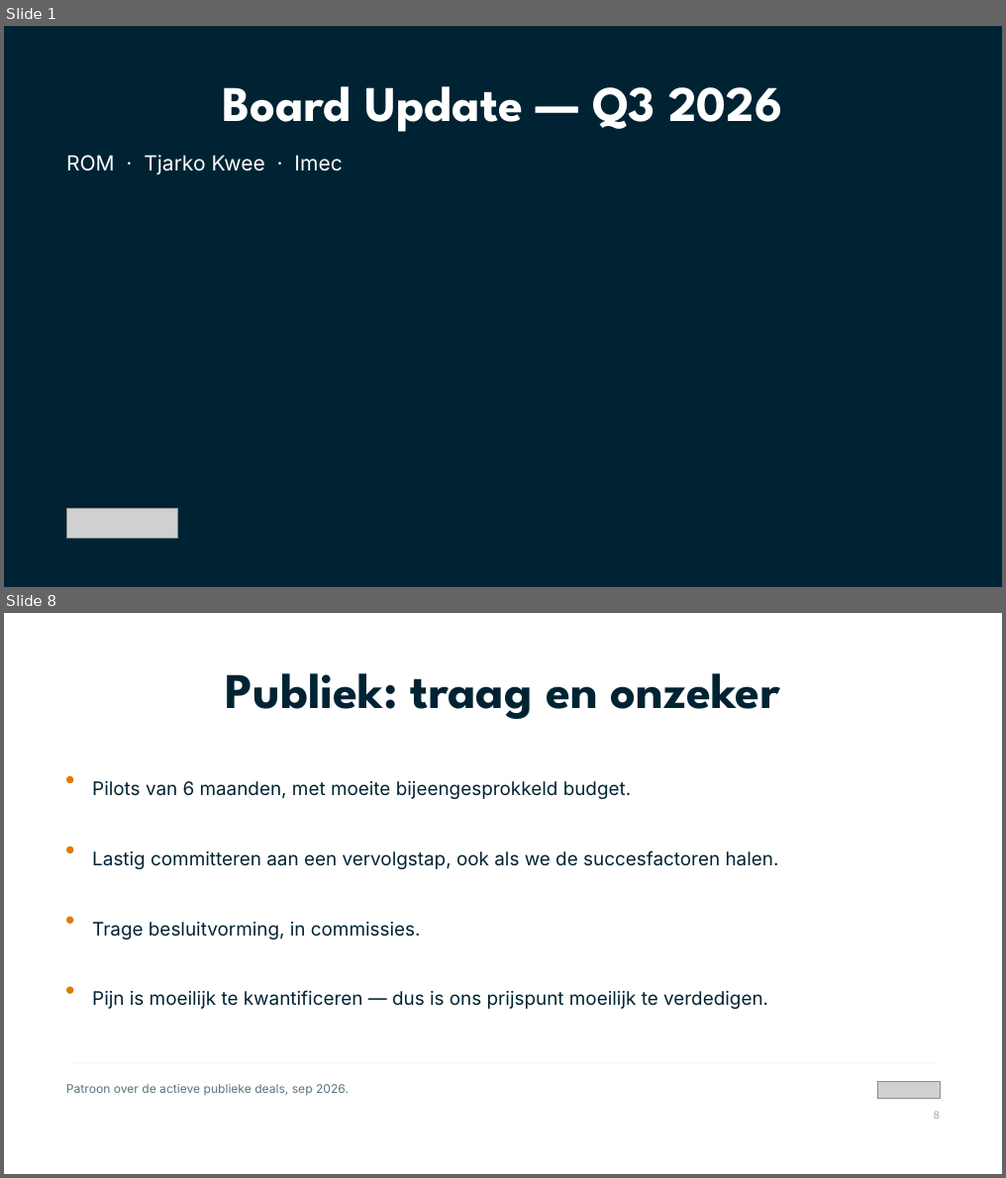
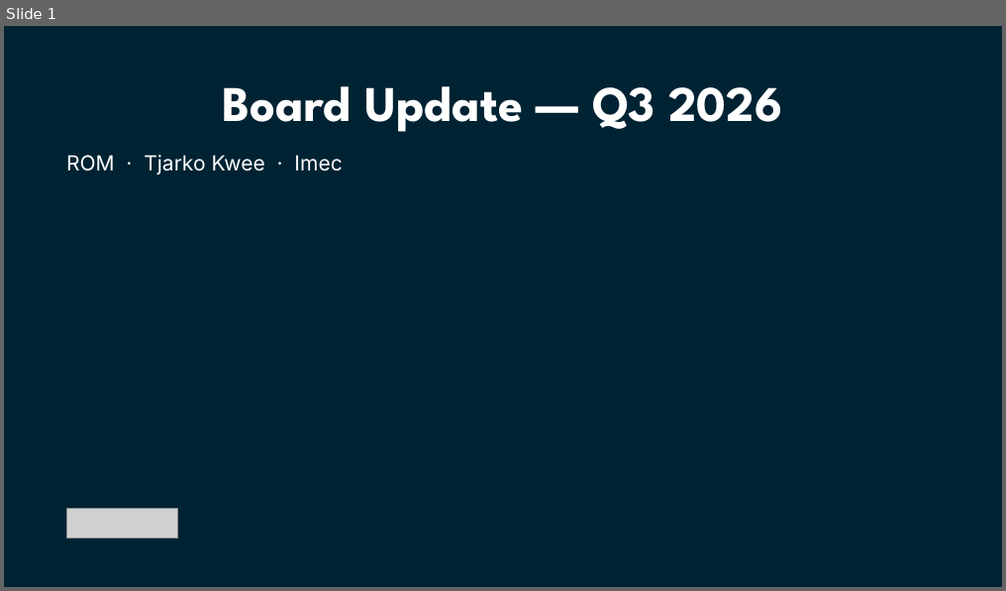
Before and after one commit to Dante-Eduface/Claude, a slide deck: GTM/board-meeting-q3-2026/deck/eduface-board-q3-2026-bewerkbaar.pptx. Shown one above the other, each under a label of ours: slides 1 and 8 before the commit, slide 1 after it; the slides between them are not shown. The pictures are 1006x1178 and 1006x591 pixels, drawn with LibreOffice and Linux fonts; fonts in the diff are those of the drawing; grey boxes stand for pictures. Boxes give left, top, right and bottom in pixels: in the first picture for what was removed or moved away, otherwise in the second. Text is boxed around its words. In the diff, an @@ line names an element or a change of style, - is before the commit and + after.

```diff
--- a/GTM/board-meeting-q3-2026/deck/eduface-board-q3-2026-bewerkbaar.pptx
+++ b/GTM/board-meeting-q3-2026/deck/eduface-board-q3-2026-bewerkbaar.pptx
@@ slide 8 removed at (4,613,1002,1174), background #FFFFFF @@
@@ text removed at (226,673,780,719) @@
-Publiek: traag en onzeker
@@ rounded rectangle removed at (66,776,73,783) @@
@@ text removed at (92,781,632,799) @@
-Pilots van 6 maanden, met moeite bijeengesprokkeld budget.
@@ rounded rectangle removed at (66,847,73,854) @@
@@ text removed at (92,851,779,869) @@
-Lastig committeren aan een vervolgstap, ook als we de succesfactoren halen.
@@ rounded rectangle removed at (66,917,73,925) @@
@@ text removed at (92,922,421,940) @@
-Trage besluitvorming, in commissies.
@@ rounded rectangle removed at (66,986,73,994) @@
@@ text removed at (92,990,768,1009) @@
-Pijn is moeilijk te kwantificeren — dus is ons prijspunt moeilijk te verdedigen.
@@ rectangle removed at (66,1064,940,1065) @@
@@ text removed at (66,1084,349,1096) @@
-Patroon over de actieve publieke deals, sep 2026.
@@ picture removed at (877,1081,940,1099) @@
@@ text removed at (934,1111,940,1119) @@
-8
```
Also in this commit, not shown: 6 slides changed, 6 slides added, 6 other slides removed, 36 other files.
